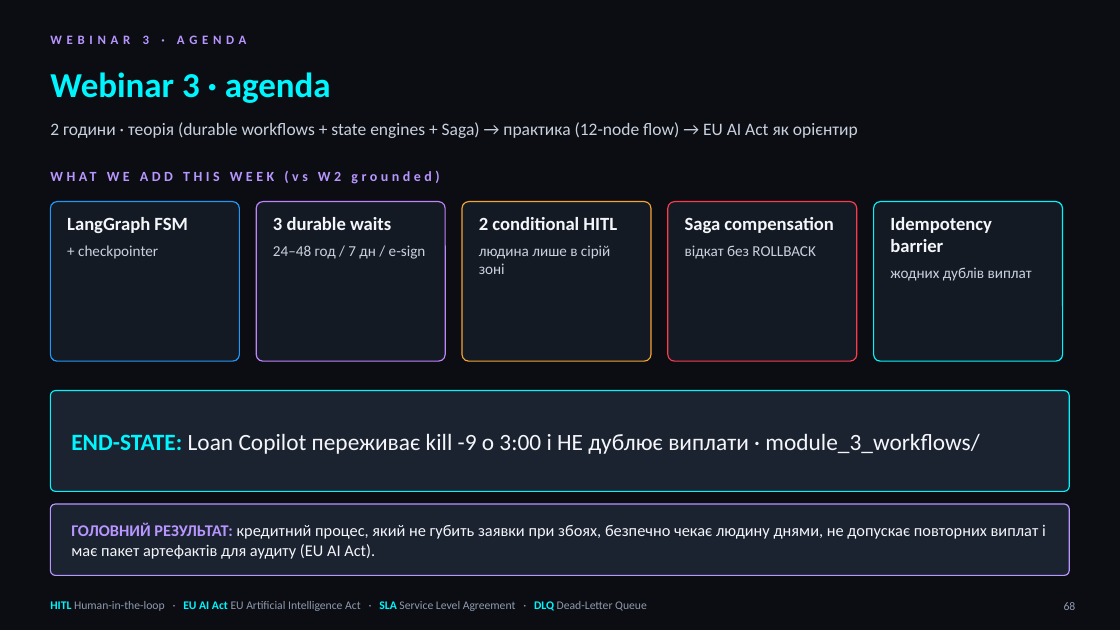
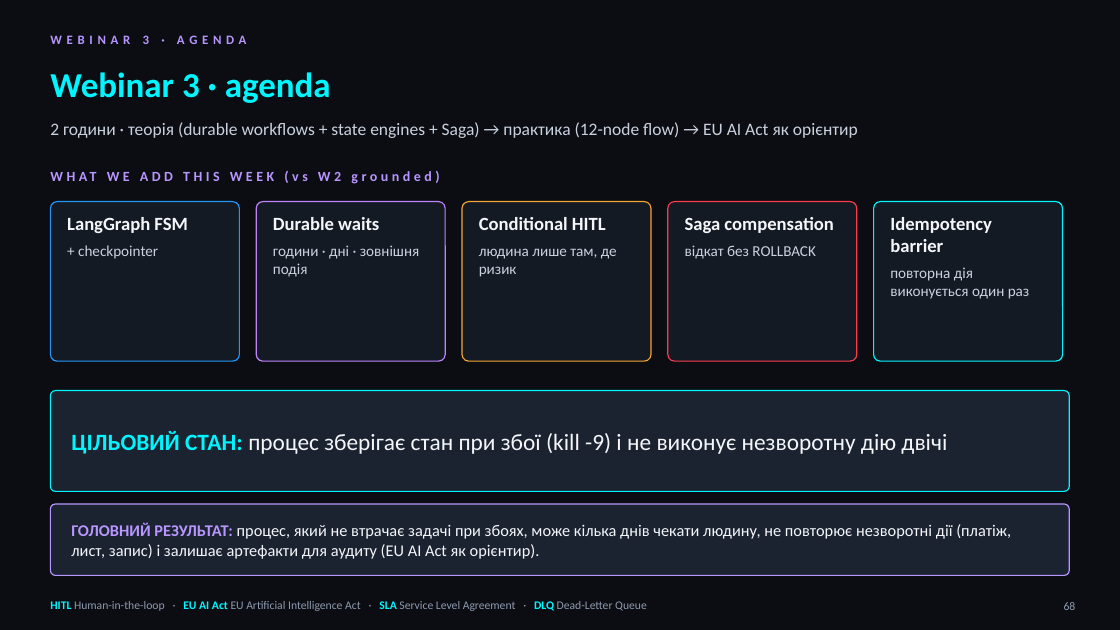
Before and after one commit to zinur/loan-copilot, a slide deck: slide 68 of Loan_Copilot_Workshop.pptx. Drawn at 1120x630 pixels with LibreOffice and Linux fonts; fonts in the diff are those of the drawing. Boxes give left, top, right and bottom in pixels: in the first picture for what was removed or moved away, otherwise in the second. Text is boxed around its words. In the diff, an @@ line names an element or a change of style, - is before the commit and + after.

```diff
--- a/Loan_Copilot_Workshop.pptx
+++ b/Loan_Copilot_Workshop.pptx
@@ text at (273, 217, 420, 277): text changed @@
-3 durable waits
-24–48 год / 7 дн / e-sign
+Durable waits
+години · дні · зовнішня подія
@@ text at (479, 217, 617, 277): text changed @@
-2 conditional HITL
-людина лише в сірій зоні
+Conditional HITL
+людина лише там, де ризик
@@ text at (890, 267, 1030, 299): text changed @@
-жодних дублів виплат
+повторна дія виконується один раз
@@ text at (71, 431, 947, 454): text changed @@
-END-STATE: Loan Copilot переживає kill -9 о 3:00 і НЕ дублює виплати · module_3_workflows/
+ЦІЛЬОВИЙ СТАН: процес зберігає стан при збої (kill -9) і не виконує незворотну дію двічі
@@ text at (71, 523, 1011, 559): text changed @@
-ГОЛОВНИЙ РЕЗУЛЬТАТ: кредитний процес, який не губить заявки при збоях, безпечно чекає людину днями, не допускає повторних виплат і має пакет артефактів для аудиту (EU AI Act).
+ГОЛОВНИЙ РЕЗУЛЬТАТ: процес, який не втрачає задачі при збоях, може кілька днів чекати людину, не повторює незворотні дії (платіж, лист, запис) і залишає артефакти для аудиту (EU AI Act як орієнтир).
```
Also in this commit, not shown: 12 other slides changed, 2 slides removed, 20 other files.
